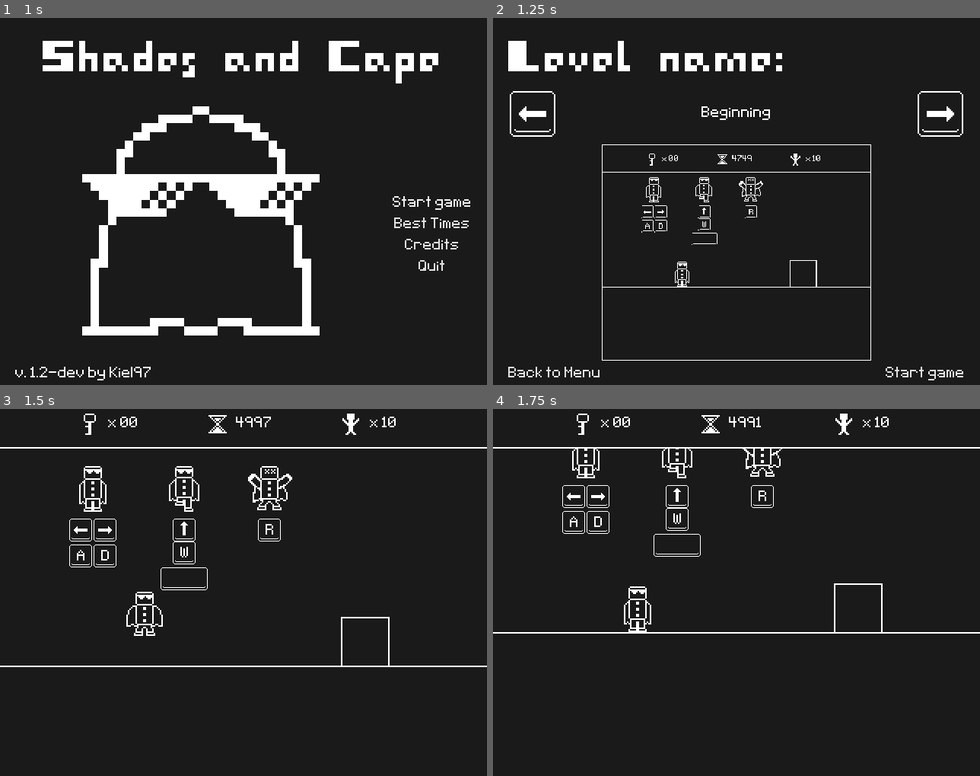
Above: before the commit, frames 1-4 (two rows, left to right).
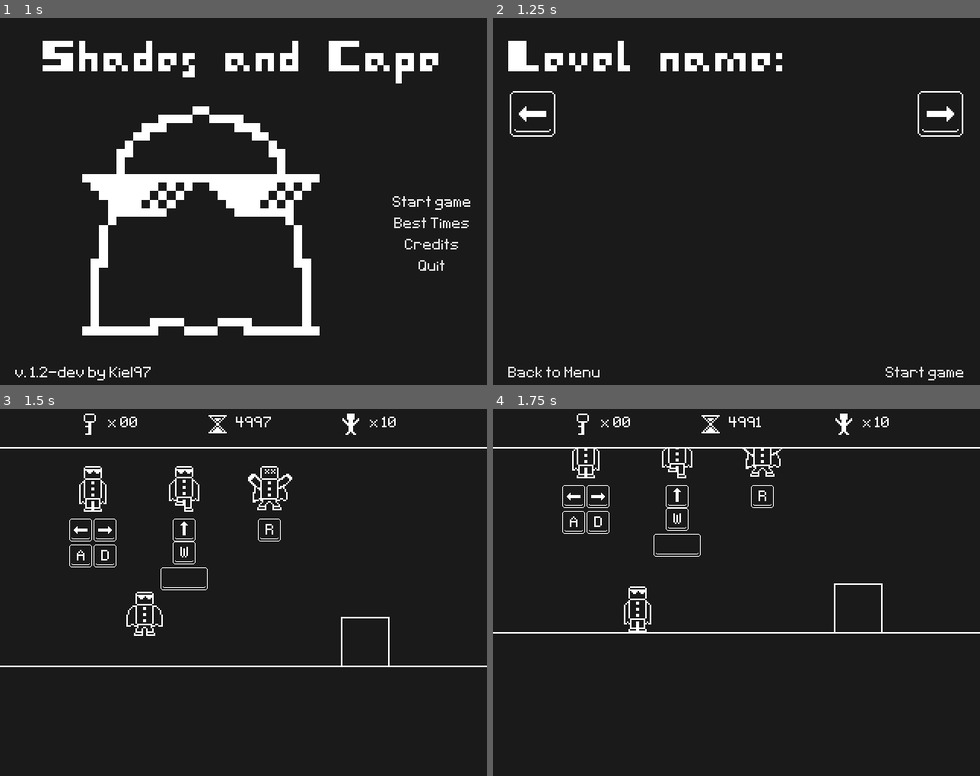
Above: after the commit, the same moments.

Repository: Kiel97/bialjam2019
Game: Godot game, scene res://Menu/MainMenu.tscn
Two runs of this game, one before a commit and one after it. Both use one fixed random seed, a clock stepped at 60 frames per second and the inputs below. Sound files missing from this copy of the repository are replaced by a short silence.
Inputs:
- Up to frame 1 (1 s): click "Start game" at 0.5 s
- Up to frame 2 (1.25 s): no input
- Up to frame 3 (1.5 s): click "Start game" at 1.25 s
- Up to frame 4 (1.75 s): no input

Frame 1 is identical in both runs. In frame 2, 1.4% of the frame differs, in the area x 22-78%, y 24-94%; in frame 3, nothing differs; in frame 4, nothing differs.
Error after the commit: Trying to assign value of type 'Node2D' to a variable of type 'PackedScene'. (res://Menu/SelectLevel.gd:49)

Commit message:
Refactored getting level name and miniature from given paths

Diff:
--- a/Bialjam2019/Levels/Level.gd
+++ b/Bialjam2019/Levels/Level.gd
@@ -2,7 +2,8 @@
 
 signal counter_prisoners(value)
 
-export var level_name : String = "Default"
+export var level_name : String = "Default" setget ,get_name
+export var miniature : StreamTexture = null setget ,get_miniature
 
 export var end_bottom : int = 240
 export var end_top : int = 0
@@ -39,6 +40,12 @@
 
 	emit_signal("counter_prisoners", prisoners)
 
+func get_name() -> String:
+	return level_name
+
+func get_miniature() -> StreamTexture:
+	return miniature
+
 func _on_Hero_died() -> void:
 	err = get_tree().reload_current_scene()
 	if err != OK:
--- a/Bialjam2019/Levels/Level.tscn
+++ b/Bialjam2019/Levels/Level.tscn
@@ -1,41 +1,43 @@
-[gd_scene load_steps=9 format=2]
+[gd_scene load_steps=10 format=2]
 
 [ext_resource path="res://Levels/Level.gd" type="Script" id=1]
-[ext_resource path="res://B&W Simple Tileset/B&WTileset.tres" type="TileSet" id=2]
-[ext_resource path="res://Help Sprites/HelpSection.tscn" type="PackedScene" id=3]
-[ext_resource path="res://Gate/Gate.tscn" type="PackedScene" id=4]
-[ext_resource path="res://Key/Key.tscn" type="PackedScene" id=5]
-[ext_resource path="res://Cage/Cage.tscn" type="PackedScene" id=6]
-[ext_resource path="res://Hero/Hero.tscn" type="PackedScene" id=7]
-[ext_resource path="res://Music/game.ogg" type="AudioStream" id=8]
+[ext_resource path="res://Levels/Level_miniature.png" type="Texture" id=2]
+[ext_resource path="res://B&W Simple Tileset/B&WTileset.tres" type="TileSet" id=3]
+[ext_resource path="res://Help Sprites/HelpSection.tscn" type="PackedScene" id=4]
+[ext_resource path="res://Gate/Gate.tscn" type="PackedScene" id=5]
+[ext_resource path="res://Key/Key.tscn" type="PackedScene" id=6]
+[ext_resource path="res://Cage/Cage.tscn" type="PackedScene" id=7]
+[ext_resource path="res://Hero/Hero.tscn" type="PackedScene" id=8]
+[ext_resource path="res://Music/game.ogg" type="AudioStream" id=9]
 
 [node name="Level" type="Node2D"]
 position = Vector2( 0, -3 )
 script = ExtResource( 1 )
 level_name = "Beginning"
+miniature = ExtResource( 2 )
 end_bottom = 1050
 end_top = -100
 end_right = 3250
 time_to_complete = 5000
 
 [node name="Blocks" type="TileMap" parent="."]
-tile_set = ExtResource( 2 )
+tile_set = ExtResource( 3 )
 cell_size = Vector2( 32, 32 )
 format = 1
 tile_data = PoolIntArray( -262111, 0, 0, -262110, 0, 2, -196575, 0, 65536, -196574, 0, 65538, -131039, 0, 65541, -13103 …(19950 unchanged characters)…
 
-[node name="HelpSection" parent="." instance=ExtResource( 3 )]
+[node name="HelpSection" parent="." instance=ExtResource( 4 )]
 position = Vector2( 121, 508 )
 
 [node name="Gates" type="Node" parent="."]
 
-[node name="Gate" parent="Gates" instance=ExtResource( 4 )]
+[node name="Gate" parent="Gates" instance=ExtResource( 5 )]
 position = Vector2( 1968, 781 )
 
-[node name="Gate2" parent="Gates" instance=ExtResource( 4 )]
+[node name="Gate2" parent="Gates" instance=ExtResource( 5 )]
 position = Vector2( 3024, 237 )
 
-[node name="Gate3" parent="Gates" instance=ExtResource( 4 )]
+[node name="Gate3" parent="Gates" instance=ExtResource( 5 )]
 position = Vector2( 2224, 269 )
 
 [node name="Collectibles" type="Node" parent="."]
--- a/Bialjam2019/Levels/Level_test.tscn
+++ b/Bialjam2019/Levels/Level_test.tscn
@@ -1,16 +1,18 @@
-[gd_scene load_steps=7 format=2]
+[gd_scene load_steps=8 format=2]
 
 [ext_resource path="res://Levels/Level.gd" type="Script" id=1]
-[ext_resource path="res://B&W Simple Tileset/B&WTileset.tres" type="TileSet" id=2]
-[ext_resource path="res://Key/Key.tscn" type="PackedScene" id=3]
-[ext_resource path="res://Cage/Cage.tscn" type="PackedScene" id=4]
-[ext_resource path="res://Hero/Hero.tscn" type="PackedScene" id=5]
-[ext_resource path="res://Music/game.ogg" type="AudioStream" id=6]
+[ext_resource path="res://Levels/level_test_miniature.png" type="Texture" id=2]
+[ext_resource path="res://B&W Simple Tileset/B&WTileset.tres" type="TileSet" id=3]
+[ext_resource path="res://Key/Key.tscn" type="PackedScene" id=4]
+[ext_resource path="res://Cage/Cage.tscn" type="PackedScene" id=5]
+[ext_resource path="res://Hero/Hero.tscn" type="PackedScene" id=6]
+[ext_resource path="res://Music/game.ogg" type="AudioStream" id=7]
 
 [node name="Level" type="Node2D"]
 position = Vector2( 0, -3 )
 script = ExtResource( 1 )
 level_name = "Test level"
+miniature = ExtResource( 2 )
 end_bottom = 650
 end_top = -100
 end_left = -200
--- a/Bialjam2019/Menu/SelectLevel.gd
+++ b/Bialjam2019/Menu/SelectLevel.gd
@@ -1,18 +1,13 @@
 extends CanvasLayer
 
 export var levels : Array = [
-	{
-		"name" : "Beginning",
-		"path" : "res://Levels/Level.tscn",
-		"miniature" : "res://Levels/Level_miniature.png"
-	}
+	"res://Levels/Level.tscn"
 ]
 
 onready var level_name_label : Label = $PanelContainer/MarginContainer/VBoxContainer/LevelSelector/LevelName
 onready var level_miniature : TextureRect = $PanelContainer/MarginContainer/VBoxContainer/LevelMiniature
 
 var current_index : int = 0 setget set_curr_index
-var level_data : Dictionary
 
 var err : int
 
@@ -46,17 +41,15 @@
 
 func _on_StartGameButton_pressed() -> void:
 	play_select_sound()
-	err = get_tree().change_scene(level_data["path"])
+	err = get_tree().change_scene(levels[current_index])
 	if err != OK:
 		ErrorReporter.raise_error(err)
 
 func update_selected_level() -> void:
-	level_data = levels[current_index]
+	var lvl : PackedScene = load(levels[current_index]).instance()
 
-	var lvl = load(levels[current_index]["path"]).instance()
-
-	level_name_label.text = lvl.level_name
-	level_miniature.texture = load(level_data["miniature"])
+	level_name_label.text = lvl.get_name()
+	level_miniature.texture = lvl.get_miniature()
 
 func set_curr_index(value: int) -> void:
 	current_index = int(clamp(value, 0, levels.size() - 1))
--- a/Bialjam2019/Menu/SelectLevel.tscn
+++ b/Bialjam2019/Menu/SelectLevel.tscn
@@ -12,15 +12,7 @@
 
 [node name="SelectLevel" type="CanvasLayer"]
 script = ExtResource( 1 )
-levels = [ {
-"miniature": "res://Levels/Level_miniature.png",
-"name": "Beginning",
-"path": "res://Levels/Level.tscn"
-}, {
-"miniature": "res://Levels/level_test_miniature.png",
-"name": "Test Level",
-"path": "res://Levels/Level_test.tscn"
-} ]
+levels = [ "res://Levels/Level.tscn", "res://Levels/Level_test.tscn" ]
 
 [node name="PanelContainer" type="PanelContainer" parent="."]
 anchor_right = 1.0
Not shown: 1 places in Bialjam2019/Levels/Level.tscn that only renumber resources
Not shown: 2 places in Bialjam2019/Levels/Level_test.tscn that only renumber resources
